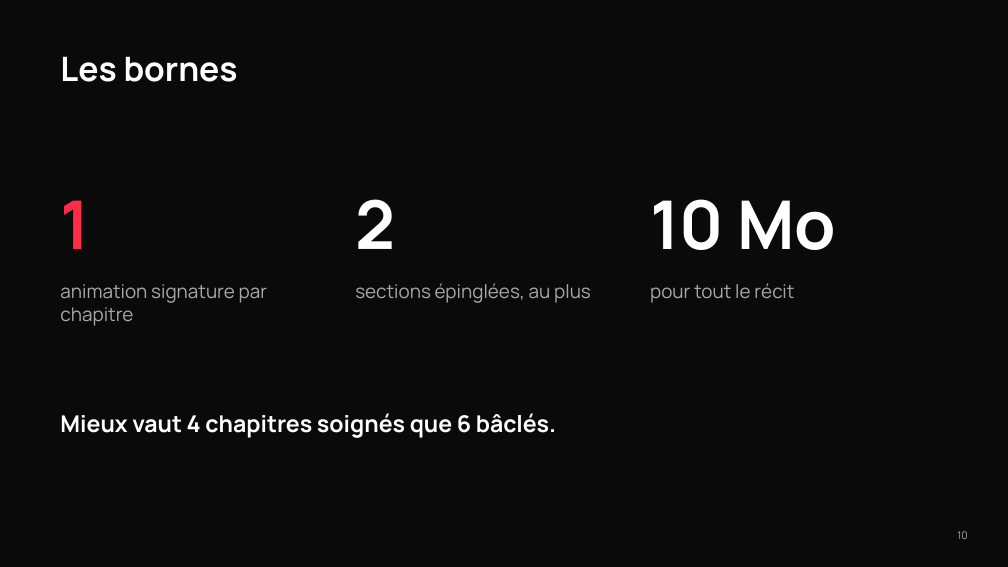
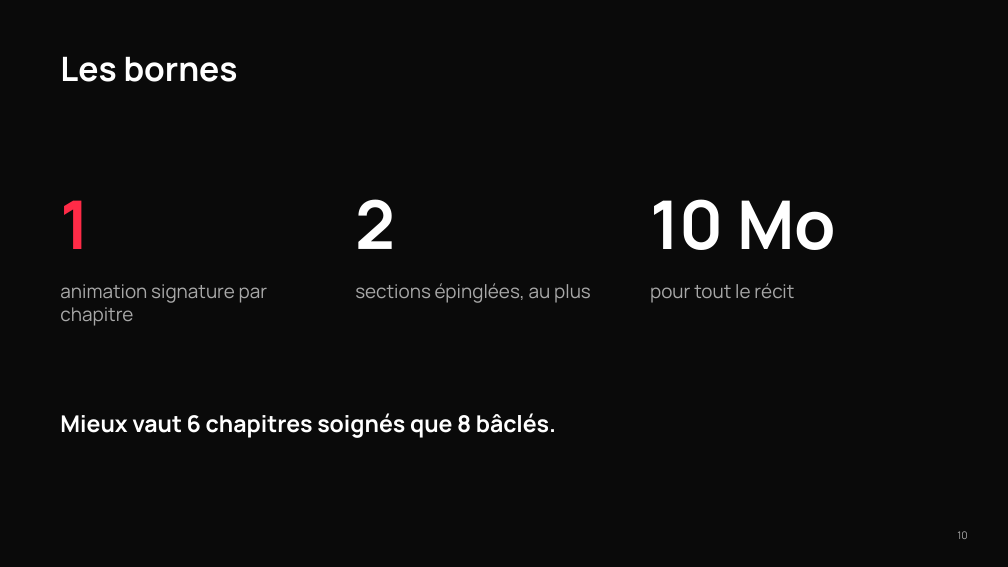
Before and after one commit to tim-montmorency/compendium, a slide deck: slide 10 of docs/582-511-web5/assets/documents/Web5_recit-defilant-lancement.pptx. Drawn at 1008x567 pixels with LibreOffice and Linux fonts; fonts in the diff are those of the drawing. Boxes give left, top, right and bottom in pixels: in the first picture for what was removed or moved away, otherwise in the second. Text is boxed around its words. In the diff, an @@ line names an element or a change of style, - is before the commit and + after.

```diff
--- a/docs/582-511-web5/assets/documents/Web5_recit-defilant-lancement.pptx
+++ b/docs/582-511-web5/assets/documents/Web5_recit-defilant-lancement.pptx
@@ text at [60, 413, 556, 438]: text changed @@
-Mieux vaut 4 chapitres soignés que 6 bâclés.
+Mieux vaut 6 chapitres soignés que 8 bâclés.
```
Also in this commit, not shown: 1 other slide changed, 11 other files.
